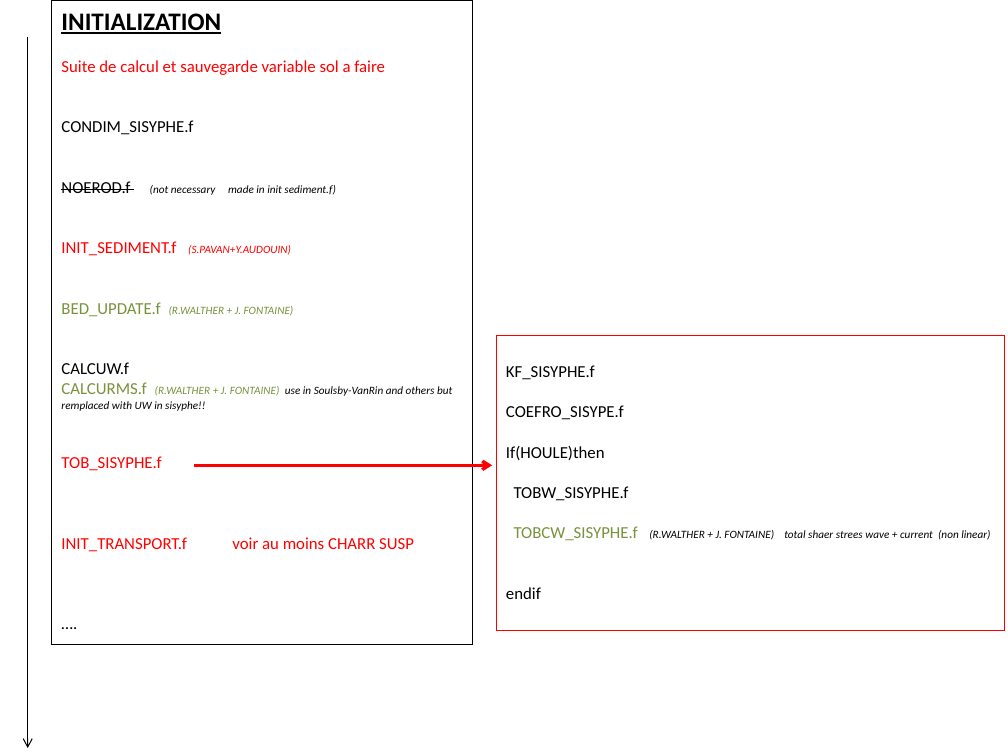
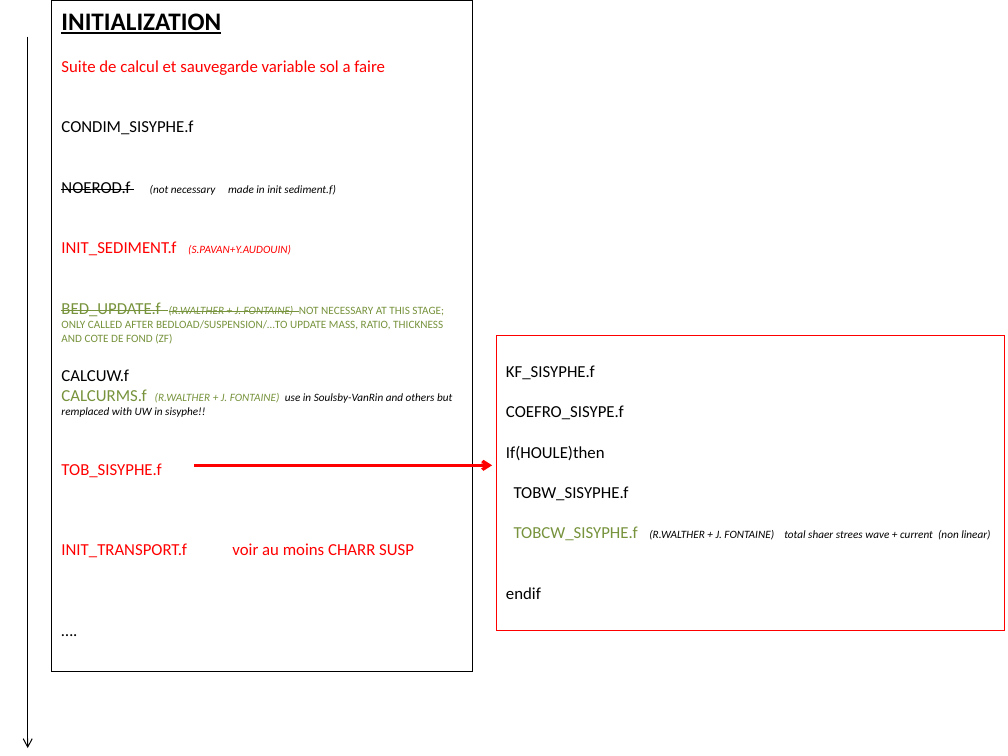
Before and after one commit to telemac-mascaret/telemac-mascaret, a slide deck: slide 10 of documentation/sisyphe/convergence_sed.pptx. Drawn at 1008x756 pixels with LibreOffice and Linux fonts; fonts in the diff are those of the drawing. Boxes give left, top, right and bottom in pixels: in the first picture for what was removed or moved away, otherwise in the second. Text is boxed around its words. In the diff, an @@ line names an element or a change of style, - is before the commit and + after.

Commit message:
[src] bedload is now done with mass variables
- still to do: boundary conditions
- a lot of change in sisyphe.F: the most is indentation
- variable AVA for graphic printout is now RATIO
- missing: management of vertical layers with Hirano model
- to complete: mass balance when in/out BC

```diff
--- a/documentation/sisyphe/convergence_sed.pptx
+++ b/documentation/sisyphe/convergence_sed.pptx
@@ rectangle "INITIALIZATION" resized from (x1=51, y1=0, x2=472, y2=645) to (x1=51, y1=0, x2=472, y2=671) @@
@@ text in rectangle at (x1=61, y1=302, x2=444, y2=344): text changed; italic off @@
-BED_UPDATE.f (R.WALTHER + J. FONTAINE)
+BED_UPDATE.f (R.WALTHER + J. FONTAINE) NOT NECESSARY AT THIS STAGE;
+ONLY CALLED AFTER BEDLOAD/SUSPENSION/…TO UPDATE MASS, RATIO, THICKNESS AND COTE DE FOND (ZF)
```
Also in this commit, not shown: 3 other slides changed, 3 slides added, 25 other files.
